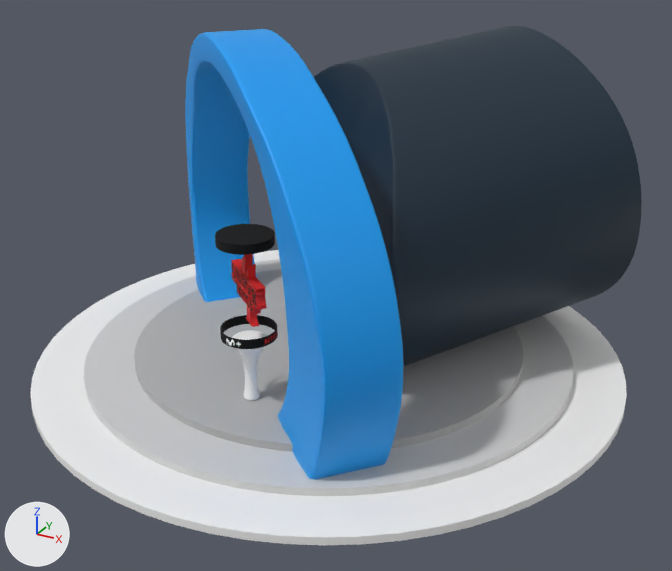
Renders of the FBX model MovistarExperience/MovistarUniverse/SM_Corner_StrangerThings/SM_Corner_StrangerThings.fbx from each side of a commit.
Camera for both pictures: a 50 mm camera at (11.68, -3.85, 6.49) aimed at (6.0, 6.47, 1.33). The lights are fixed; the arrows at lower left show +X, +Y and +Z. Where no turn or scale is listed for an object, it has been applied to the vertices.

Before the edit, the objects in view are built like this:
```python
ob_4 = bpy.data.objects.new('4', me_mesh_002)
ob_4.location = (5.69, 4.88, 1.88)
ob_cilindro_logos = bpy.data.objects.new('Cilindro_logos', me_mesh_005)
ob_cilindro_logos.location = (5.66, 4.82, 1.28)
ob_negro = bpy.data.objects.new('NEGRO', me_plane_001)
ob_negro.location = (5.64, 4.79, 1.86)
ob_pcylinder20 = bpy.data.objects.new('pCylinder20', me_mesh_003)
ob_pcylinder20.location = (5.66, 4.82, 0.32)
ob_pcylinder21 = bpy.data.objects.new('pCylinder21', me_mesh_004)
ob_pcylinder21.location = (13.02, 12.45, -1.64)
ob_rojo = bpy.data.objects.new('ROJO', me_plane)
ob_rojo.location = (5.66, 4.82, 1.86)
ob_st_portal = bpy.data.objects.new('ST_Portal', me_mesh_001)
ob_st_portal.location = (0.78, -0.05, 0.67)
# also in view: 'Escalon3' at (5.73, 6.75, 0.26); 'Escalon2' at (5.73, 6.75, 0.16); 'Escalon1' at (5.73, 6.75, 0.05); 'ST_Portal_peq' at (6.76, 8.24, 2.17)
```
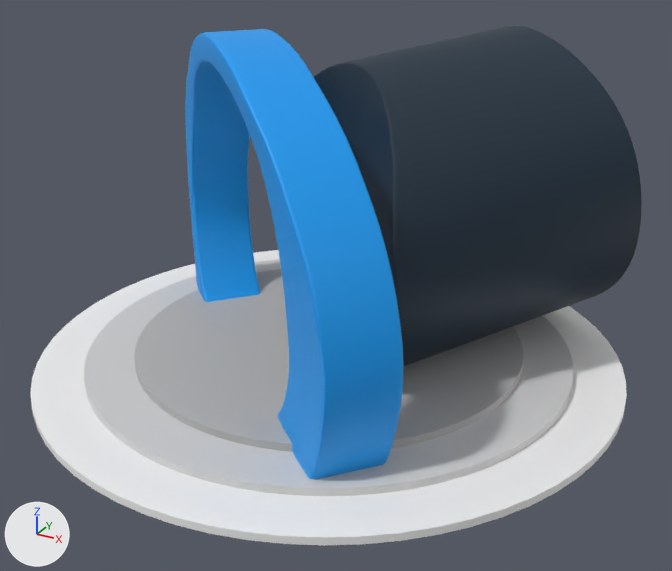
The change, as a diff of the scene's bpy script:
```diff
--- a/MovistarExperience/MovistarUniverse/SM_Corner_StrangerThings/SM_Corner_StrangerThings.fbx.py
+++ b/MovistarExperience/MovistarUniverse/SM_Corner_StrangerThings/SM_Corner_StrangerThings.fbx.py
@@ ob_negro @@
-ob_negro = bpy.data.objects.new('NEGRO', me_plane_001)
-ob_negro.location = (5.64, 4.79, 1.86)
@@ ob_rojo @@
-ob_rojo = bpy.data.objects.new('ROJO', me_plane)
-ob_rojo.location = (5.66, 4.82, 1.86)
@@ ob_pcylinder20 @@
-ob_pcylinder20 = bpy.data.objects.new('pCylinder20', me_mesh_003)
-ob_pcylinder20.location = (5.66, 4.82, 0.32)
@@ ob_4 @@
-ob_4 = bpy.data.objects.new('4', me_mesh_002)
-ob_4.location = (5.69, 4.88, 1.88)
@@ ob_pcylinder21 @@
-ob_pcylinder21 = bpy.data.objects.new('pCylinder21', me_mesh_004)
-ob_pcylinder21.location = (13.02, 12.45, -1.64)
@@ ob_cilindro_logos @@
-ob_cilindro_logos = bpy.data.objects.new('Cilindro_logos', me_mesh_005)
-ob_cilindro_logos.location = (5.66, 4.82, 1.28)
```

Boxes (x1, y1, x2, y2) around the edits, measured in the pictures (672 x 571 px):
'pCylinder21', deleted (black): before (215, 224, 275, 255)
'pCylinder20', deleted: before (232, 330, 266, 401)
'Cilindro_logos', deleted (black): before (220, 315, 278, 349)
'ROJO', deleted (red): before (231, 259, 267, 311)
'4', deleted (red): before (239, 254, 261, 327)
'NEGRO', deleted: before (231, 261, 257, 311)
